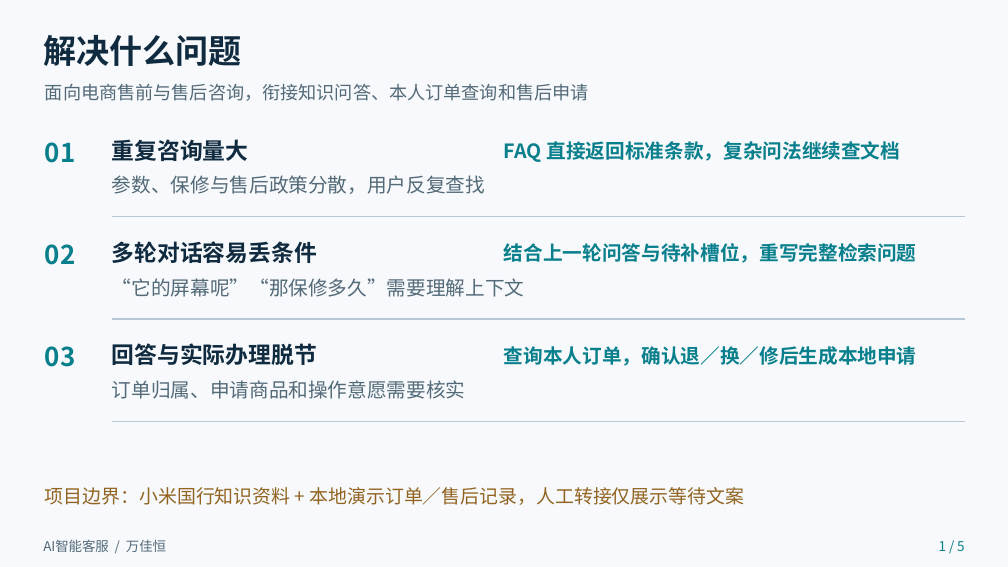
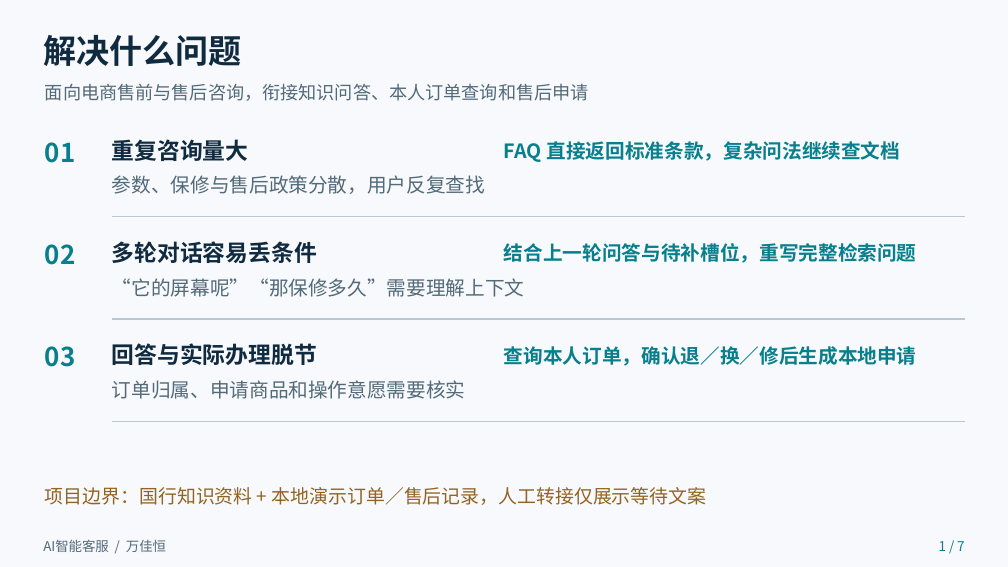
Before and after one commit to jakiewan/-, a slide deck: slide 2 of diagram/AI智能客服-AF06-万佳恒.pptx (slide 1 before the commit). Drawn at 1008x567 pixels with LibreOffice and Linux fonts; fonts in the diff are those of the drawing. Boxes give left, top, right and bottom in pixels: in the first picture for what was removed or moved away, otherwise in the second. Text is boxed around its words. In the diff, an @@ line names an element or a change of style, - is before the commit and + after.

Commit message:
fix ppt

```diff
--- a/diagram/AI智能客服-AF06-万佳恒.pptx
+++ b/diagram/AI智能客服-AF06-万佳恒.pptx
@@ text at bbox=[45, 487, 707, 505]: text changed @@
-项目边界：小米国行知识资料 + 本地演示订单／售后记录，人工转接仅展示等待文案
+项目边界：国行知识资料 + 本地演示订单／售后记录，人工转接仅展示等待文案
@@ text at bbox=[939, 541, 964, 551]: text changed @@
-1 / 5
+1 / 7
```
Also in this commit, not shown: 4 other slides changed, 2 slides added, 1 other file.
